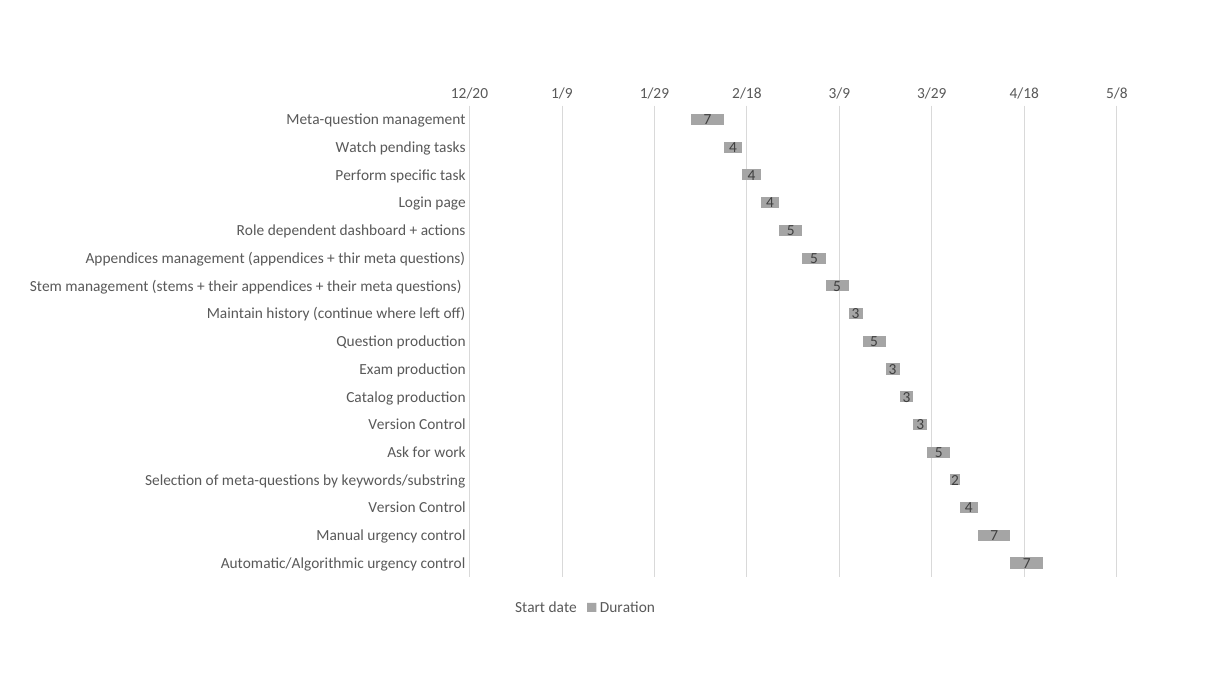
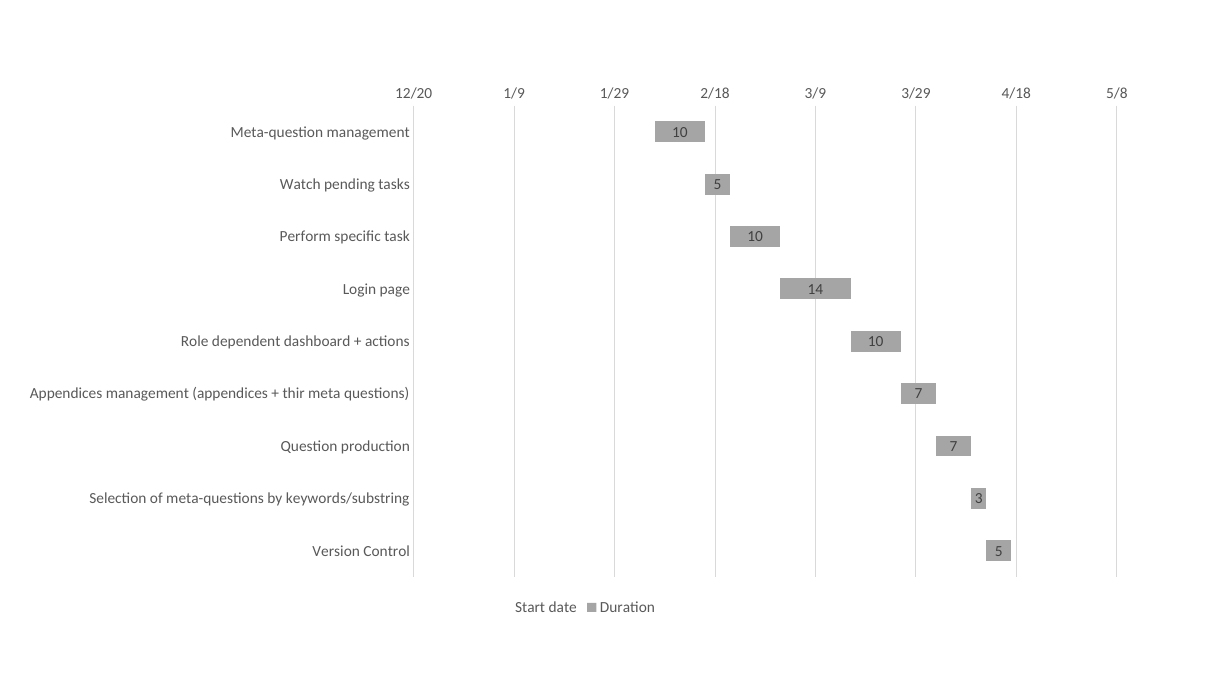
Before and after one commit to RoiTief/Exam-Management-System, a slide deck: slide 14 of docs/Proof of concept presentation.pptx. Drawn at 1232x693 pixels with LibreOffice and Linux fonts; fonts in the diff are those of the drawing. Boxes give left, top, right and bottom in pixels: in the first picture for what was removed or moved away, otherwise in the second. Text is boxed around its words. In the diff, an @@ line names an element or a change of style, - is before the commit and + after.

Commit message:
update gantt chart, without all tasks, with longer period

```diff
--- a/docs/Proof of concept presentation.pptx
+++ b/docs/Proof of concept presentation.pptx
@@ bar stacked chart at <box>7,73,1152,621</box> @@
-categories: Meta-question management, Watch pending tasks, Perform specific task, Login page, Role dependent dashboard + actions, Appendices management (appendices + thir meta questions), Stem management (stems + their appendices + their meta questions) , Maintain history (continue where left off), Question production, Exam production, Catalog production, Version Control, Ask for work, Selection of meta-questions by keywords/substring, Version Control, Manual urgency control, Automatic/Algorithmic urgency control
+categories: Meta-question management, Watch pending tasks, Perform specific task, Login page, Role dependent dashboard + actions, Appendices management (appendices + thir meta questions), Question production, Selection of meta-questions by keywords/substring, Version Control
-Start date: 45000, 45000, 45000, 45000, 45000, 45000, 45000, 45000, 45000, 45000, 45000, 45000, 45000, 45000, 45000, 45000, 45000
+Start date: 45000, 45000, 45000, 45000, 45000, 45000, 45000, 45000, 45000
-Duration: 7, 4, 4, 4, 5, 5, 5, 3, 5, 3, 3, 3, 5, 2, 4, 7, 7
+Duration: 10, 5, 10, 14, 10, 7, 7, 3, 5
```
Also in this commit, not shown: 1 other slide changed.
